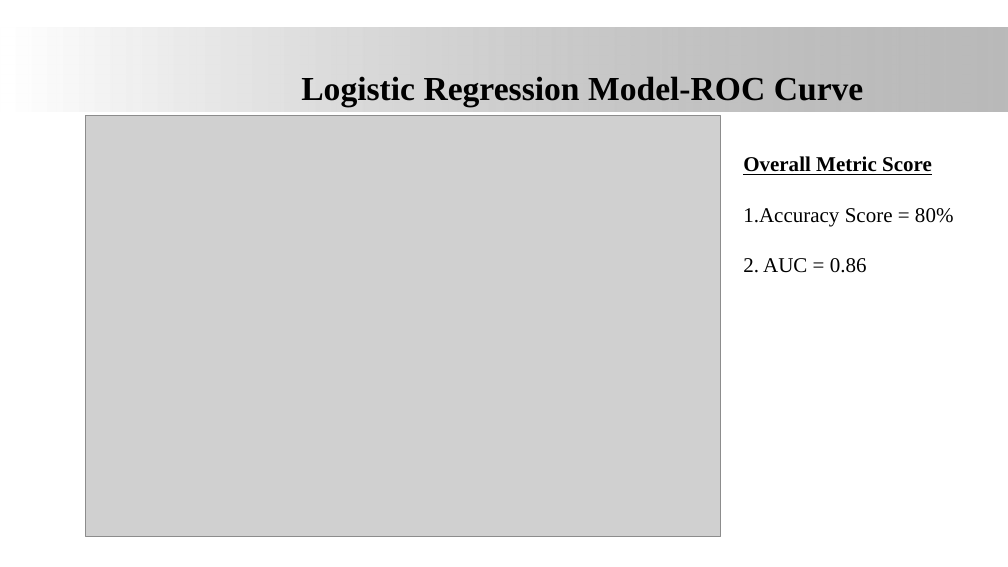
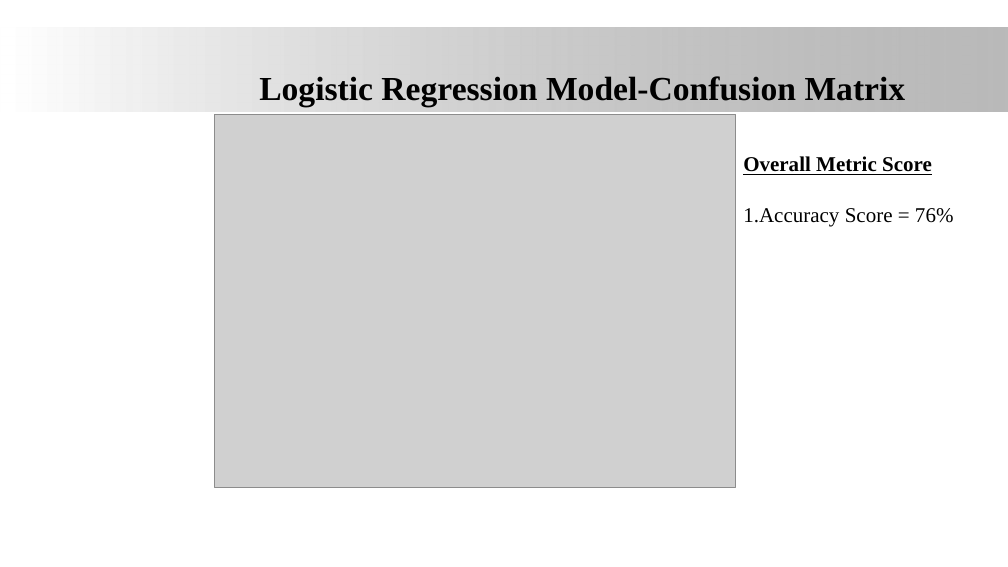
Before and after one commit to James-tech4/JAMES-DSPT08-PHASE-4-PROJECT, a slide deck: slide 12 of presentation.pptx. Drawn at 1008x567 pixels with LibreOffice and Linux fonts; fonts in the diff are those of the drawing; grey boxes stand for pictures; background and template pictures are left out. Boxes give left, top, right and bottom in pixels: in the first picture for what was removed or moved away, otherwise in the second. Text is boxed around its words. In the diff, an @@ line names an element or a change of style, - is before the commit and + after.

```diff
--- a/presentation.pptx
+++ b/presentation.pptx
@@ title at [259, 76, 906, 107]: text changed @@
-Logistic Regression Model-ROC Curve
+Logistic Regression Model-Confusion Matrix
@@ picture: place and size @@
-picture at [86, 116, 721, 536]
+picture at [215, 114, 737, 487]
@@ text at [743, 208, 954, 227]: text changed @@
-1.Accuracy Score = 80%
-2. AUC = 0.86
+1.Accuracy Score = 76%
```
Also in this commit, not shown: 6 other slides changed, 1 slide added, 7 slides removed, 2 other files.
